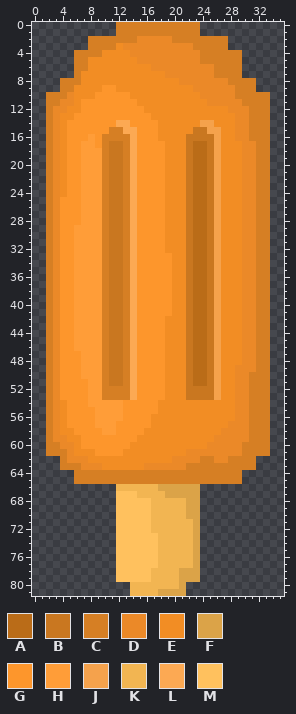
File history of a sprite sheet, public/orange-popsicle.png. That is the earlier state.
The file is 216x492 pixels, drawn in blocks of 6x6; one block is one cell here. Colours within 5 levels of each other are drawn and written as one.
Palette (. is transparent): A #ba6c18  B #c97720  C #d67f24  D #eb8928  E #f28d24  F #dba348  G #fd962c  H #ff9d38  J #f5a24c  K #f2b552  L #fca953  M #ffc15e
Now the later version:
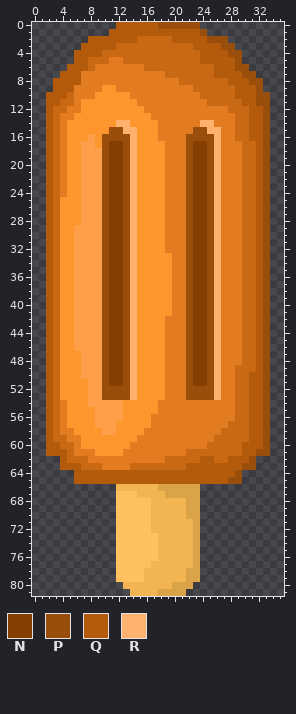
Colours new in this view: N #854001  P #994f0b  Q #b35a0b  R #ffb26e
The exact change:
Colour D changes from #eb8928 to #c96914.
Colour E changes from #f28d24 to #e37b20.
Colour H changes from #ff9d38 to #ff9f4a.
Colour D replaces colour E in row 3 at x 12; in row 4 at x 10 to 13; in row 5 at x 8 to 10 and 13 to 14; in row 6 at x 8 and 16; in row 62 at x 19; in row 63 at x 14 to 15.
Colour F is added in row 80 at x 22.
Colour F replaces colour K in row 80 at x 20.
Colour K is added in row 80 at x 13.
Colour K replaces colour F in rows 78 to 79 at x 21.
Colour K replaces colour M in row 77 at x 17; in rows 78 to 79 at x 16.
Colour N replaces colour A in rows 17 to 51 at x 23 to 24.
Colour N replaces colour B in rows 17 to 51 at x 11 to 12.
Colour P is added in row 1 at x 24; in row 3 at x 28; in row 6 at x 30; in row 7 at x 30 to 31; in rows 8 to 9 at x 32.
Colour P replaces colour B in row 15 at x 23 to 24; in row 16 at x 22 to 25; in rows 17 to 51 at x 22 and 25; in rows 52 to 53 at x 22 to 25.
Colour P replaces colour C in row 0 at x 18 to 23; in row 2 at x 25 to 27; in row 3 at x 27; in row 4 at x 28 to 29; in rows 5 to 6 at x 29; in row 8 at x 31.
Colour P replaces colour C in rows 10 to 11 at x 32 to 33; in rows 12 to 14 at x 33; in row 15 at x 11 to 12 and 33; in row 16 at x 10 to 13 and 33; in rows 17 to 51 at x 10, 13 and 33; in rows 52 to 53 at x 10 to 13 and 33.
Colour P replaces colour C in rows 54 to 60 at x 33; in row 61 at x 32 to 33; in row 62 at x 31; in row 63 at x 30 to 31; in row 64 at x 29; in row 65 at x 28 to 29.
Colour Q is added in row 1 at x 11; in row 3 at x 7; in row 6 at x 5; in row 7 at x 4 to 5; in rows 8 to 9 at x 3.
Colour Q replaces colour C in row 0 at x 12 to 17; in row 1 at x 12 to 23; in row 2 at x 8 to 14 and 20 to 24; in row 3 at x 8 to 11 and 23 to 26; in row 4 at x 6 to 9 and 24 to 27; in row 5 at x 6 to 7 and 24 to 28.
Colour Q replaces colour C in row 6 at x 6 to 7 and 26 to 28; in row 7 at x 6 and 26 to 29; in row 8 at x 4 to 6 and 28 to 30; in row 9 at x 4 to 5 and 29 to 31; in row 10 at x 2 to 4 and 29 to 31; in row 11 at x 2 to 3 and 30 to 31.
Colour Q replaces colour C in rows 12 to 16 at x 2 and 31 to 32; in rows 17 to 49 at x 2 and 32; in rows 50 to 59 at x 2 and 31 to 32; in row 60 at x 2 to 3 and 30 to 32; in row 61 at x 2 to 4 and 30 to 31; in row 62 at x 4, 24 to 25 and 28 to 30.
Colour Q replaces colour C in row 63 at x 4 to 6 and 22 to 29; in row 64 at x 6 to 28; in row 65 at x 6 to 27.
Colour R replaces colour J in row 14 at x 24 to 25; in row 15 at x 25 to 26; in rows 16 to 53 at x 26.
Colour R replaces colour L in row 14 at x 12 to 13; in row 15 at x 13 to 14; in rows 16 to 53 at x 14.
Where, in picture pixels (left, top, right, bottom), the same in both pictures:
changed: (46, 22, 270, 484)
changed: (123, 561, 193, 589)
